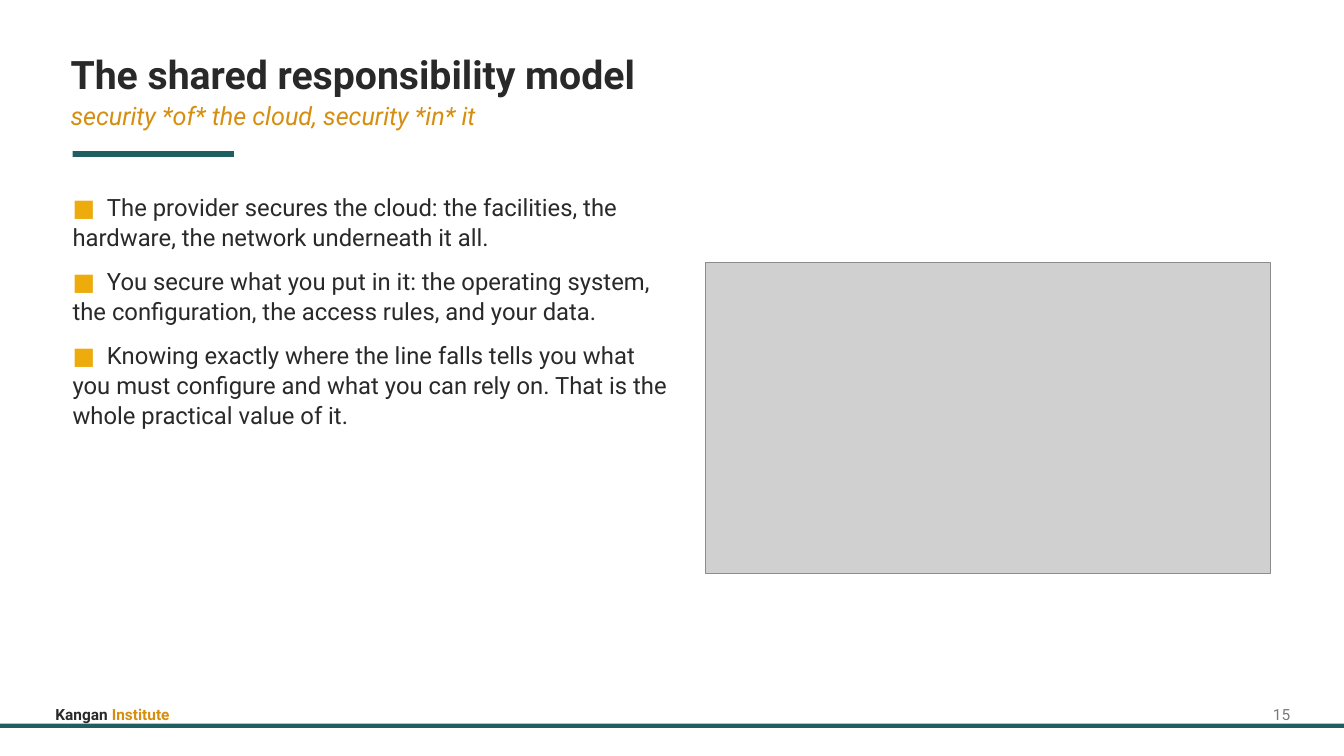
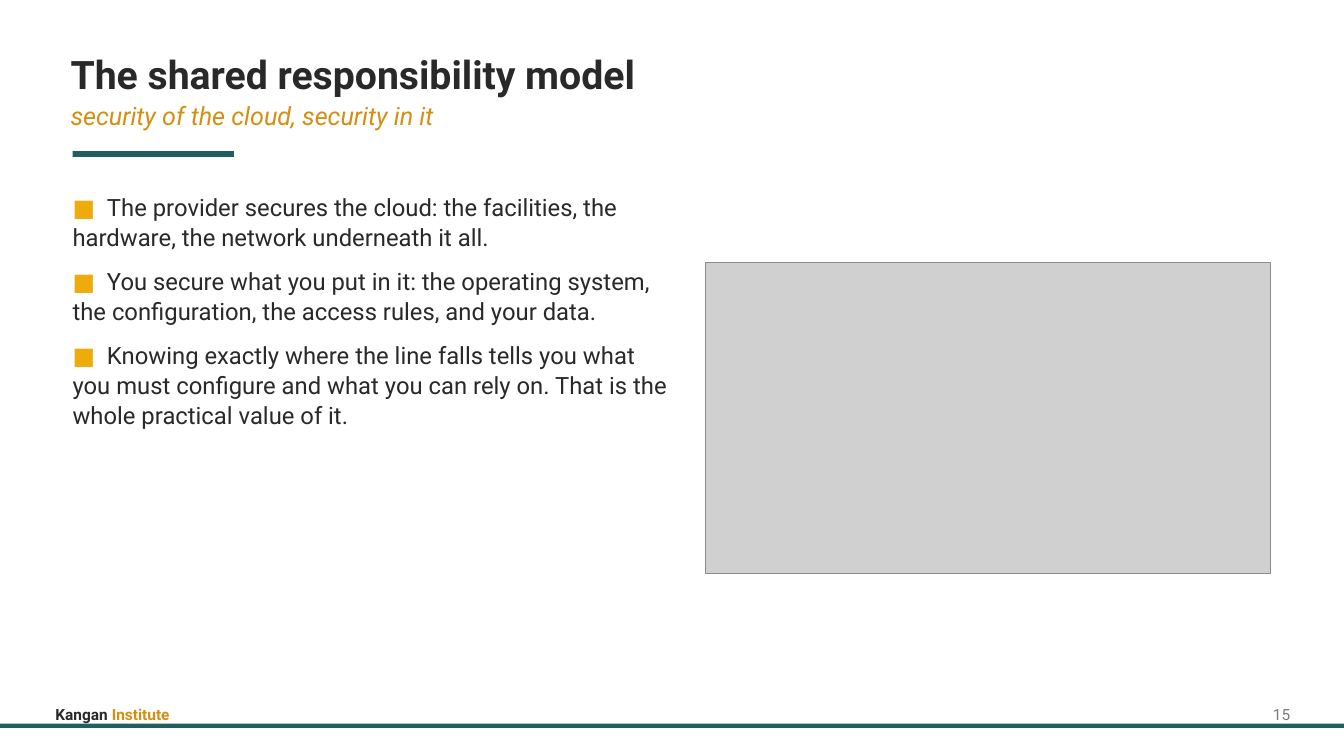
Before and after one commit to Digital-Initiatives-Kangan-Institute/diploma-cloud-cyber-content-s1, a slide deck: slide 19 of S1-CL1-Cloud-Design-Build/delivery/topic_09/Topic_09_Slides.pptx. Drawn at 1344x756 pixels with LibreOffice and Linux fonts; fonts in the diff are those of the drawing; grey boxes stand for pictures. Boxes give left, top, right and bottom in pixels: in the first picture for what was removed or moved away, otherwise in the second. Text is boxed around its words. In the diff, an @@ line names an element or a change of style, - is before the commit and + after.

```diff
--- a/S1-CL1-Cloud-Design-Build/delivery/topic_09/Topic_09_Slides.pptx
+++ b/S1-CL1-Cloud-Design-Build/delivery/topic_09/Topic_09_Slides.pptx
@@ text at box(71, 106, 433, 131): text changed @@
-security *of* the cloud, security *in* it
+security of the cloud, security in it
```
Also in this commit, not shown: 19 other files.
